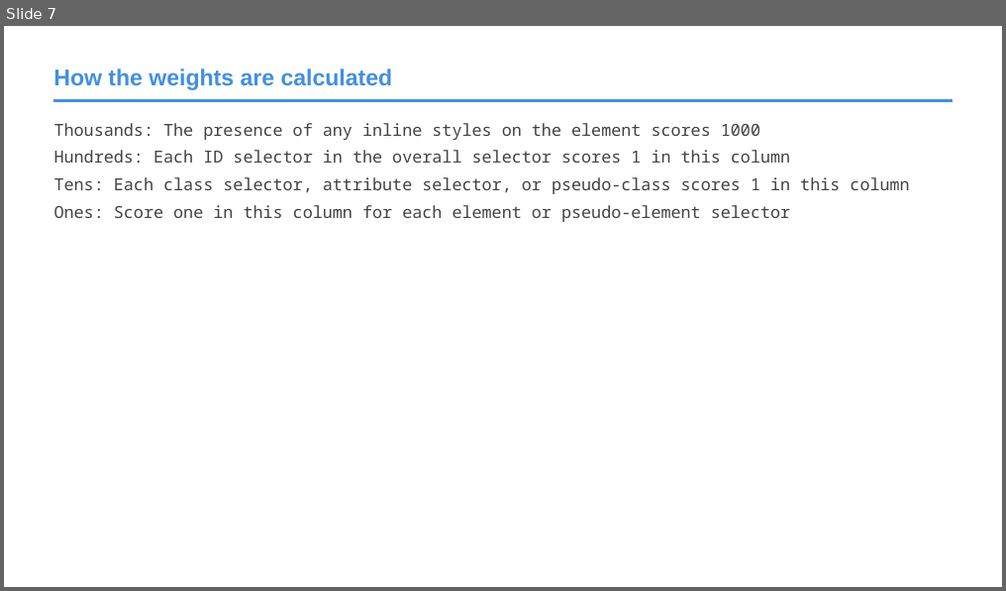
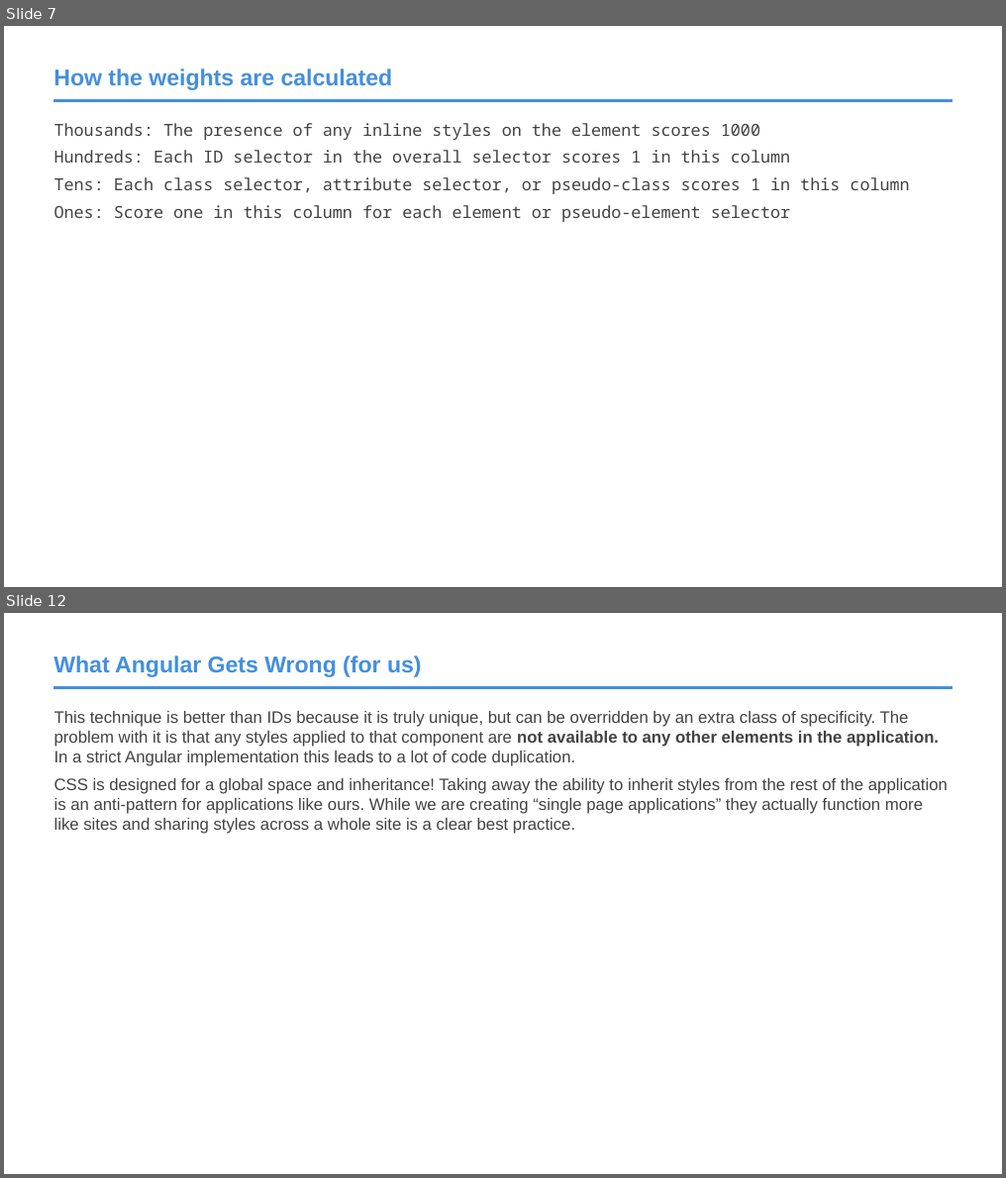
Before and after one commit to roblarsen/rob-larsen-presentations, a slide deck: css-bootstrap.pptx. Shown one above the other, each under a label of ours: slide 7 before the commit, slides 7 and 12 after it; the slides between them are not shown. The pictures are 1006x591 and 1006x1178 pixels, drawn with LibreOffice and Linux fonts; fonts in the diff are those of the drawing; background and template pictures are left out. Boxes give left, top, right and bottom in pixels: in the first picture for what was removed or moved away, otherwise in the second. Text is boxed around its words. In the diff, an @@ line names an element or a change of style, - is before the commit and + after.

```diff
--- a/css-bootstrap.pptx
+++ b/css-bootstrap.pptx
@@ slide 12 added at [4,613,1002,1174], background #FFFFFF; not listed: 1 template element that a slide beside it also shows @@
@@ title added at [54,656,422,677], 22 pt, text #438FDE, bold @@
+What Angular Gets Wrong (for us)
@@ text added at [54,711,947,834], 16 pt, text #424242 @@
+This technique is better than IDs because it is truly unique, but can be overridden by an extra class of specificity. The problem with it is that any styles applied to that component are not available to any other elements in the application. In a strict Angular implementation this leads to a lot of code duplication.
+CSS is designed for a global space and inheritance! Taking away the ability to inherit styles from the rest of the application is an anti-pattern for applications like ours. While we are creating “single page applications” they actually function more like sites and sharing styles across a whole site is a clear best practice.
```
Also in this commit, not shown: 4 slides changed, 28 other slides added, 32 slides removed.
